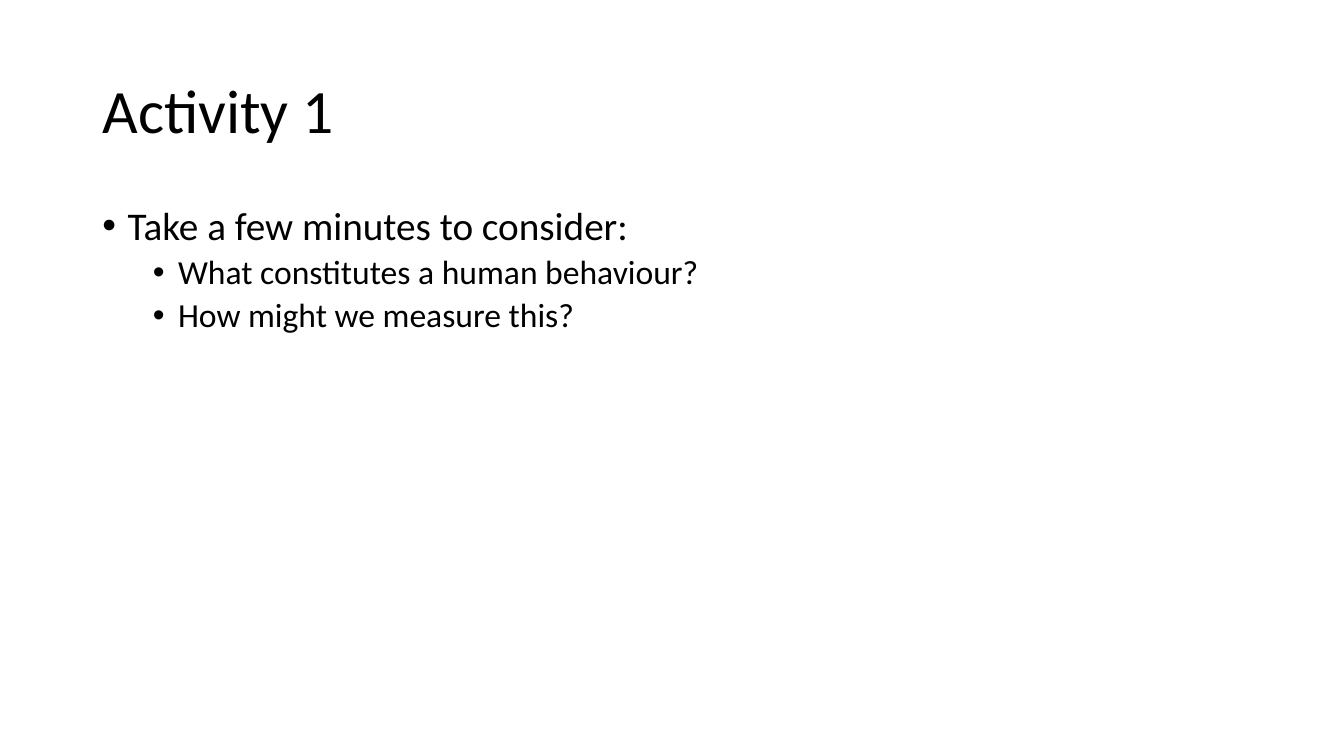
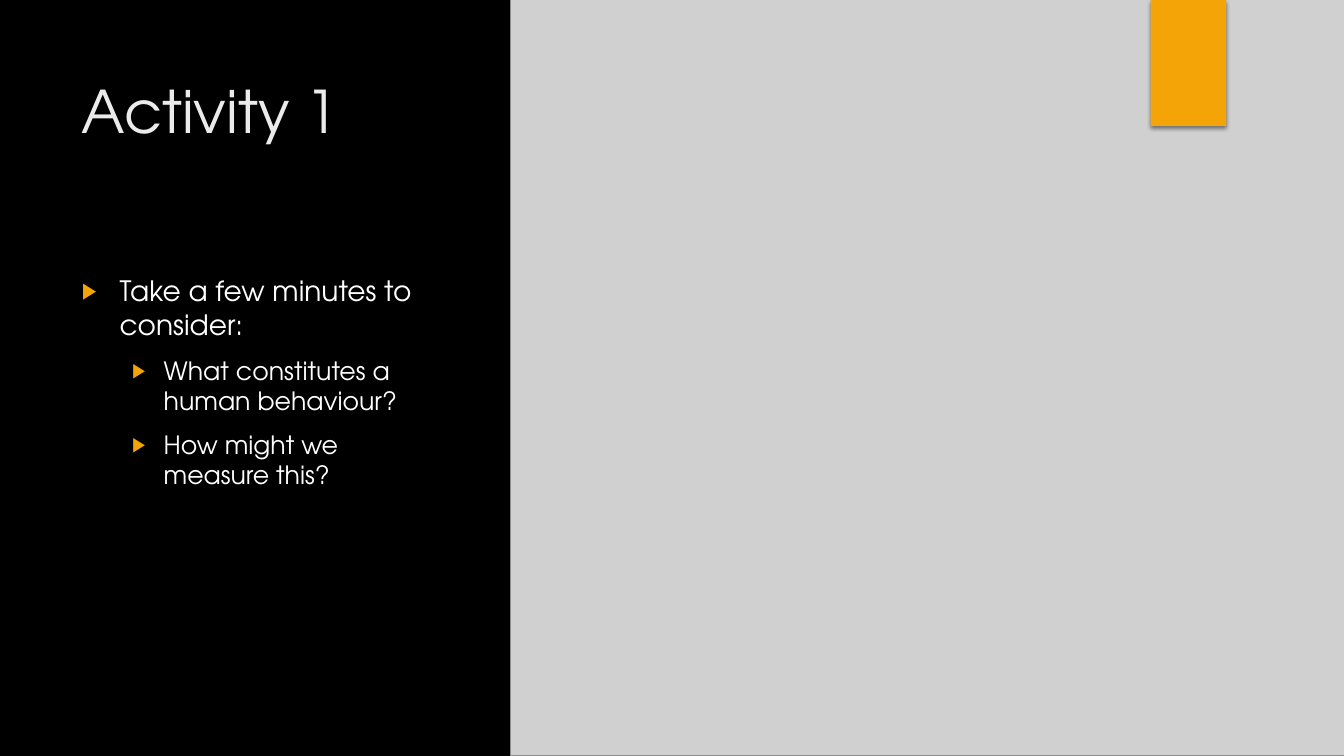
Before and after one commit to OliJimbo/Student_Materials, a slide deck: slide 6 of Week 1/Workshops/Psychological Measurement – Workshop 1.pptx. Drawn at 1344x756 pixels with LibreOffice and Linux fonts; fonts in the diff are those of the drawing; grey boxes stand for pictures; background and template pictures are left out. Boxes give left, top, right and bottom in pixels: in the first picture for what was removed or moved away, otherwise in the second. Text is boxed around its words. In the diff, an @@ line names an element or a change of style, - is before the commit and + after.

```diff
--- a/Week 1/Workshops/Psychological Measurement – Workshop 1.pptx
+++ b/Week 1/Workshops/Psychological Measurement – Workshop 1.pptx
@@ background #FFFFFF to picture (left out) @@
@@ picture added at bbox=[511, 0, 1344, 756] @@
@@ rectangle added at bbox=[1150, 0, 1226, 126], fill #F5A408 @@
@@ title "Activity 1": place and size @@
-title "Activity 1" at bbox=[102, 90, 334, 143]
+title "Activity 1" at bbox=[82, 89, 339, 145]
@@ title "Activity 1" at bbox=[82, 89, 339, 145]: size 44 to 42 pt, font Calibri to TeX Gyre Adventor, text colour #000000 to #EBEBEB; line spacing 0.9 to 1; vertical alignment middle to top @@
@@ text "Take a few minutes to ...": place and size @@
-text "Take a few minutes to ..." at bbox=[128, 212, 698, 333]
+text "Take a few minutes to ..." at bbox=[120, 280, 411, 485]
@@ text "Take a few minutes to ..." at bbox=[120, 280, 411, 485]: size 28 to 20 pt in "Take a few minutes to consider:"; font Calibri to TeX Gyre Adventor, text colour #000000 to #FFFFFF; size 24 to 18 pt in "What constitutes a human behaviour?", "How might we measure this?"; bullet • to ▶; line spacing 0.9 to 1; more space between paragraphs @@
```
Also in this commit, not shown: 9 other slides changed, 2 other files.
